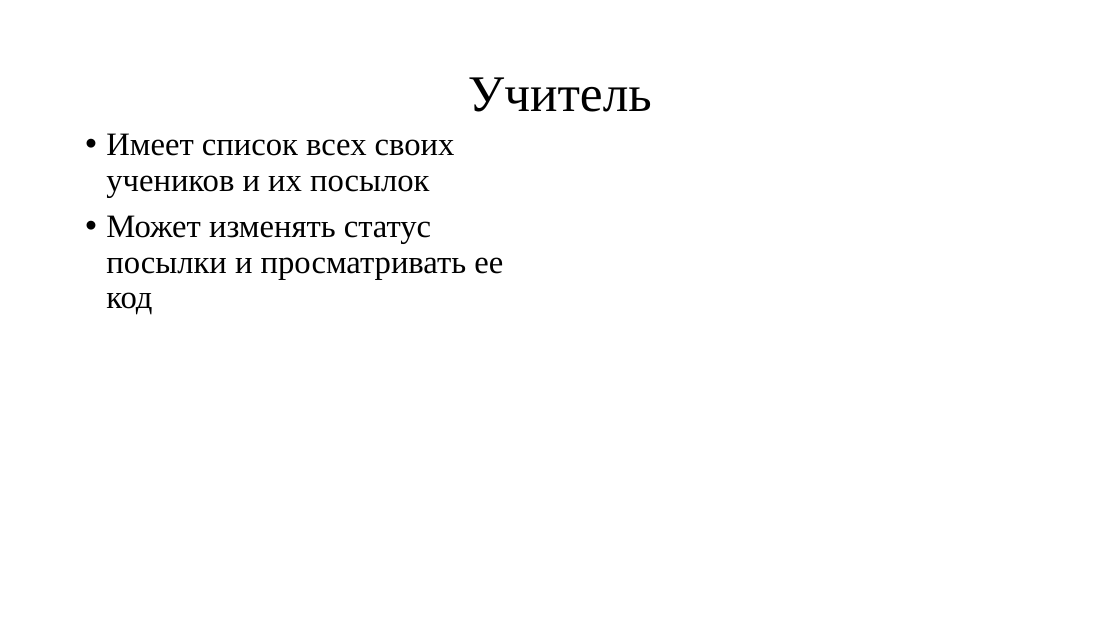
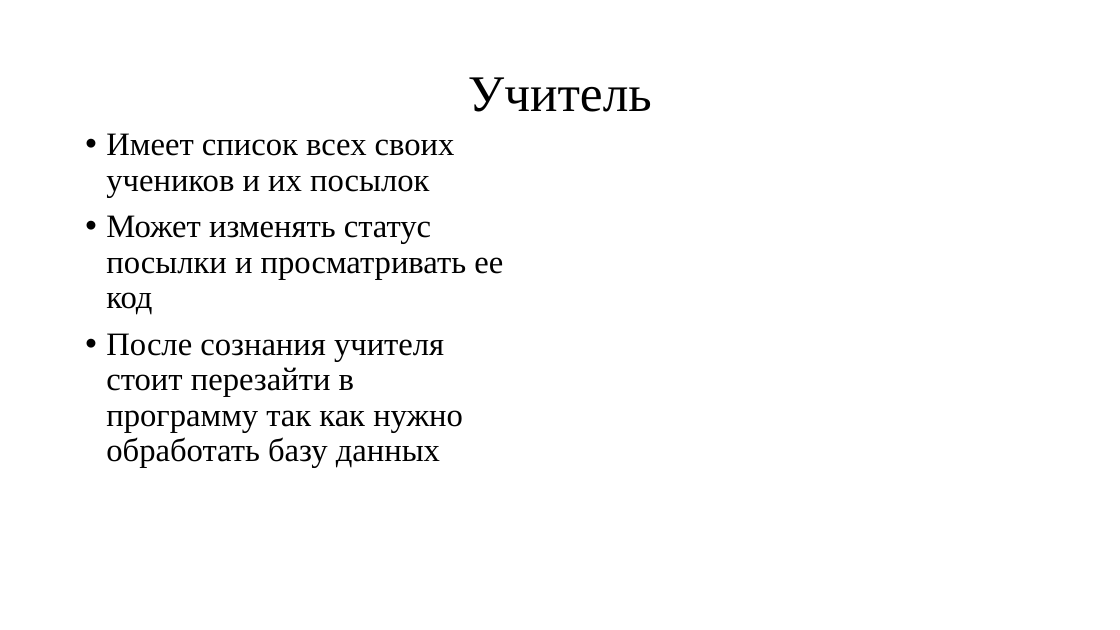
Before and after one commit to ClwnYeti/yandexwebdd, a slide deck: slide 4 of Сайт_Яндекс.pptx. Drawn at 1120x630 pixels with LibreOffice and Linux fonts; fonts in the diff are those of the drawing; background and template pictures are left out. Boxes give left, top, right and bottom in pixels: in the first picture for what was removed or moved away, otherwise in the second. Text is boxed around its words. In the diff, an @@ line names an element or a change of style, - is before the commit and + after.

```diff
--- a/Сайт_Яндекс.pptx
+++ b/Сайт_Яндекс.pptx
@@ text at (106, 333, 463, 467): paragraph added @@
+• После сознания учителя стоит перезайти в программу так как нужно обработать базу данных
```
Also in this commit, not shown: 1 other file.
